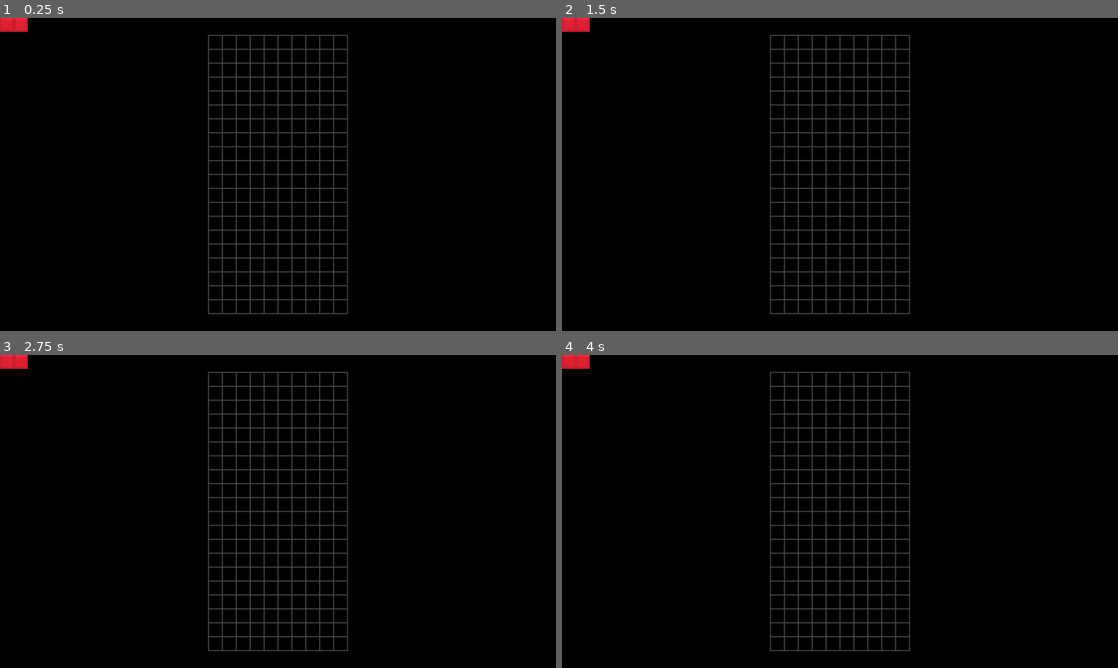
Above: before the commit, frames 1-4 (two rows, left to right).
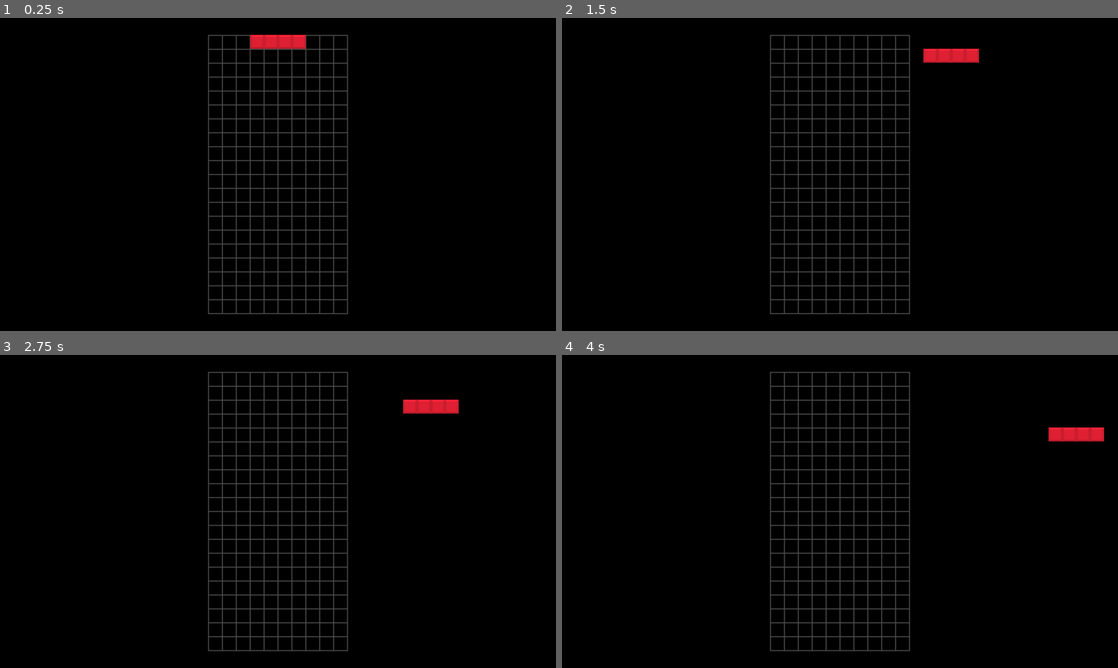
Above: after the commit, the same moments.

Repository: lukeledvina/Physical-Tetris
Game: Godot game, scene res://Game/game.tscn
Two runs of this game, one before a commit and one after it. Both use one fixed random seed, a clock stepped at 60 frames per second and the inputs below.
Inputs:
- Up to frame 1 (0.25 s): no input
- Up to frame 2 (1.5 s): tap Enter at 0.5 s; hold D (move_right) 0.53-1.28 s; hold A (move_left) from 1.28 s (still down)
- Up to frame 3 (2.75 s): release A (move_left) at 2.03 s; hold D (move_right) from 2.03 s (still down)
- Up to frame 4 (4 s): release D (move_right) at 3.53 s; hold A (move_left) from 3.53 s (still down)

The runs differ from the first frame. In frame 1, 0.7% of the frame differs, in the area x 0-55%, y 0-10%; in frame 2, 0.7%; in frame 3, 0.7%; in frame 4, 0.7%.

Commit message:
Block can now fall and be moved across grid

Diff:
--- /dev/null
+++ b/Blocks/block.gd
@@ -0,0 +1,27 @@
+extends StaticBody2D
+
+@onready var south_container: Node2D = $RayCastContainer/SouthRayCastContainer
+@onready var north_container: Node2D = $RayCastContainer/NorthRayCastContainer
+@onready var east_container: Node2D = $RayCastContainer/EastRayCastContainer
+@onready var west_container: Node2D = $RayCastContainer/WestRayCastContainer
+
+var active_ray_cast_container: Node2D = south_container
+var rotation_index: int = 2
+var ray_cast_container_array: Array = [north_container, east_container, south_container, west_container]
+
+# these functions determine which ray cast will be active next
+func rotate_clockwise():
+	rotation_index += 1
+	if rotation_index > 3:
+		rotation_index = 0
+	active_ray_cast_container = ray_cast_container_array[rotation_index]
+
+func rotate_counter_clockwise():
+	rotation_index -= 1
+	if rotation_index < 0:
+		rotation_index = 3
+	active_ray_cast_container = ray_cast_container_array[rotation_index]
+
+# checks if the raycasts pointing "down" are colliding with anything
+func check_raycast():
+	pass
--- a/Blocks/block.tscn
+++ b/Blocks/block.tscn
@@ -1,8 +1,10 @@
-[gd_scene load_steps=2 format=3 uid="uid://blu56r3vgamww"]
+[gd_scene load_steps=3 format=3 uid="uid://blu56r3vgamww"]
 
 [ext_resource type="Texture2D" uid="uid://c37wiaqj314u4" path="res://Blocks/tetris-block.png" id="1_lnf2k"]
+[ext_resource type="Script" path="res://Blocks/block.gd" id="1_wm3d2"]
 
 [node name="Block" type="StaticBody2D"]
+script = ExtResource("1_wm3d2")
 
 [node name="CollisionPolygon2D" type="CollisionPolygon2D" parent="."]
 
@@ -22,10 +24,10 @@
 
 [node name="RayCastContainer" type="Node2D" parent="."]
 
-[node name="SouthRayCast" type="Node2D" parent="RayCastContainer"]
+[node name="SouthRayCastContainer" type="Node2D" parent="RayCastContainer"]
 
-[node name="NorthRayCast" type="Node2D" parent="RayCastContainer"]
+[node name="NorthRayCastContainer" type="Node2D" parent="RayCastContainer"]
 
-[node name="EastRayCast" type="Node2D" parent="RayCastContainer"]
+[node name="EastRayCastContainer" type="Node2D" parent="RayCastContainer"]
 
-[node name="WestRayCast" type="Node2D" parent="RayCastContainer"]
+[node name="WestRayCastContainer" type="Node2D" parent="RayCastContainer"]
--- a/Game/BlockSelector/block_selector.gd
+++ b/Game/BlockSelector/block_selector.gd
@@ -10,7 +10,7 @@
 var t_block: PackedScene
 var z_block: PackedScene
 
-var blocks: Array = [i_block, j_block, l_block, o_block, s_block, t_block, z_block]
+var blocks: Array = [i_block, j_block]#, l_block, o_block, s_block, t_block, z_block]
 
 var available_blocks: Array = blocks
 
--- a/Game/PlayerController/player_controller.gd
+++ b/Game/PlayerController/player_controller.gd
@@ -9,4 +9,34 @@
 
 
 # implement a getter/setter, so that when it is set to something new, code runs
-@export var current_block: StaticBody2D
+@export var current_block: StaticBody2D:
+	set(block):
+		current_block = block
+		active = true
+		$BlockFallTimer.start()
+
+
+var active: bool = false
+var can_move: bool = true
+
+
+# block raycasts left and right need to determine if the block can move left or right
+func _physics_process(delta: float) -> void:
+	if active and can_move:
+		if Input.is_action_pressed("move_left"):
+			current_block.global_position.x -= 32
+		elif Input.is_action_pressed("move_right"):
+			current_block.global_position.x += 32
+		can_move = false
+		$MovementCooldownTimer.start()
+
+
+# check to see if block's rays pointing "down" collide with anything
+# if they do, signal to the game to give a new block and lose control of the current one (active = false)
+# if they don't drop the block's position by 32px
+func _on_block_fall_timer_timeout() -> void:
+	current_block.global_position.y += 32
+
+
+func _on_movement_cooldown_timer_timeout() -> void:
+	can_move = true
--- a/Game/game.gd
+++ b/Game/game.gd
@@ -21,7 +21,7 @@
 @onready var reaction_manager = $ReactionManager
 
 func _ready() -> void:
-	pass
+	spawn_next_block()
 
 
 
@@ -32,5 +32,4 @@
 	block_scene = block_selector.select_block()
 	block_instance = block_spawner.spawn_block(block_scene, $BlockContainer/SpawnPosition.global_position)
 	block_container.add_child(block_instance)
-	#player_controller.current_block = block
-	pass
+	player_controller.current_block = block_instance
--- a/Game/game.tscn
+++ b/Game/game.tscn
@@ -7,7 +7,6 @@
 [ext_resource type="Script" path="res://Game/BlockSelector/block_selector.gd" id="5_gftsj"]
 [ext_resource type="Script" path="res://Game/block_container.gd" id="6_u5ko3"]
 [ext_resource type="Script" path="res://Game/reaction_manager.gd" id="7_s6w44"]
-[ext_resource type="PackedScene" uid="uid://d1spo5kwafqwq" path="res://Blocks/i_block.tscn" id="7_u7qdf"]
 
 [node name="Game" type="Node2D"]
 script = ExtResource("1_2n04a")
@@ -24,6 +23,11 @@
 [node name="PlayerController" type="Node2D" parent="."]
 script = ExtResource("4_dy60s")
 
+[node name="BlockFallTimer" type="Timer" parent="PlayerController"]
+
+[node name="MovementCooldownTimer" type="Timer" parent="PlayerController"]
+wait_time = 0.05
+
 [node name="BlockSpawner" type="Node2D" parent="."]
 script = ExtResource("3_e7cta")
 
@@ -33,10 +37,11 @@
 [node name="BlockContainer" type="Node2D" parent="."]
 script = ExtResource("6_u5ko3")
 
-[node name="IBlock" parent="BlockContainer" instance=ExtResource("7_u7qdf")]
-
 [node name="SpawnPosition" type="Marker2D" parent="BlockContainer"]
 position = Vector2(640, 39)
 
 [node name="ReactionManager" type="Node2D" parent="."]
 script = ExtResource("7_s6w44")
+
+[connection signal="timeout" from="PlayerController/BlockFallTimer" to="PlayerController" method="_on_block_fall_timer_timeout"]
+[connection signal="timeout" from="PlayerController/MovementCooldownTimer" to="PlayerController" method="_on_movement_cooldown_timer_timeout"]
--- a/project.godot
+++ b/project.godot
@@ -40,12 +40,12 @@
 "events": [Object(InputEventKey,"resource_local_to_scene":false,"resource_name":"","device":-1,"window_id":0,"alt_press …(192 unchanged characters)…
 ]
 }
-rotate_left={
+rotate_clockwise={
 "deadzone": 0.5,
 "events": [Object(InputEventKey,"resource_local_to_scene":false,"resource_name":"","device":-1,"window_id":0,"alt_press …(195 unchanged characters)…
 ]
 }
-rotate_right={
+rotate_counter_clockwise={
 "deadzone": 0.5,
 "events": [Object(InputEventKey,"resource_local_to_scene":false,"resource_name":"","device":-1,"window_id":0,"alt_press …(195 unchanged characters)…
 ]
Not shown: 1 places in Game/game.tscn that only renumber resources
